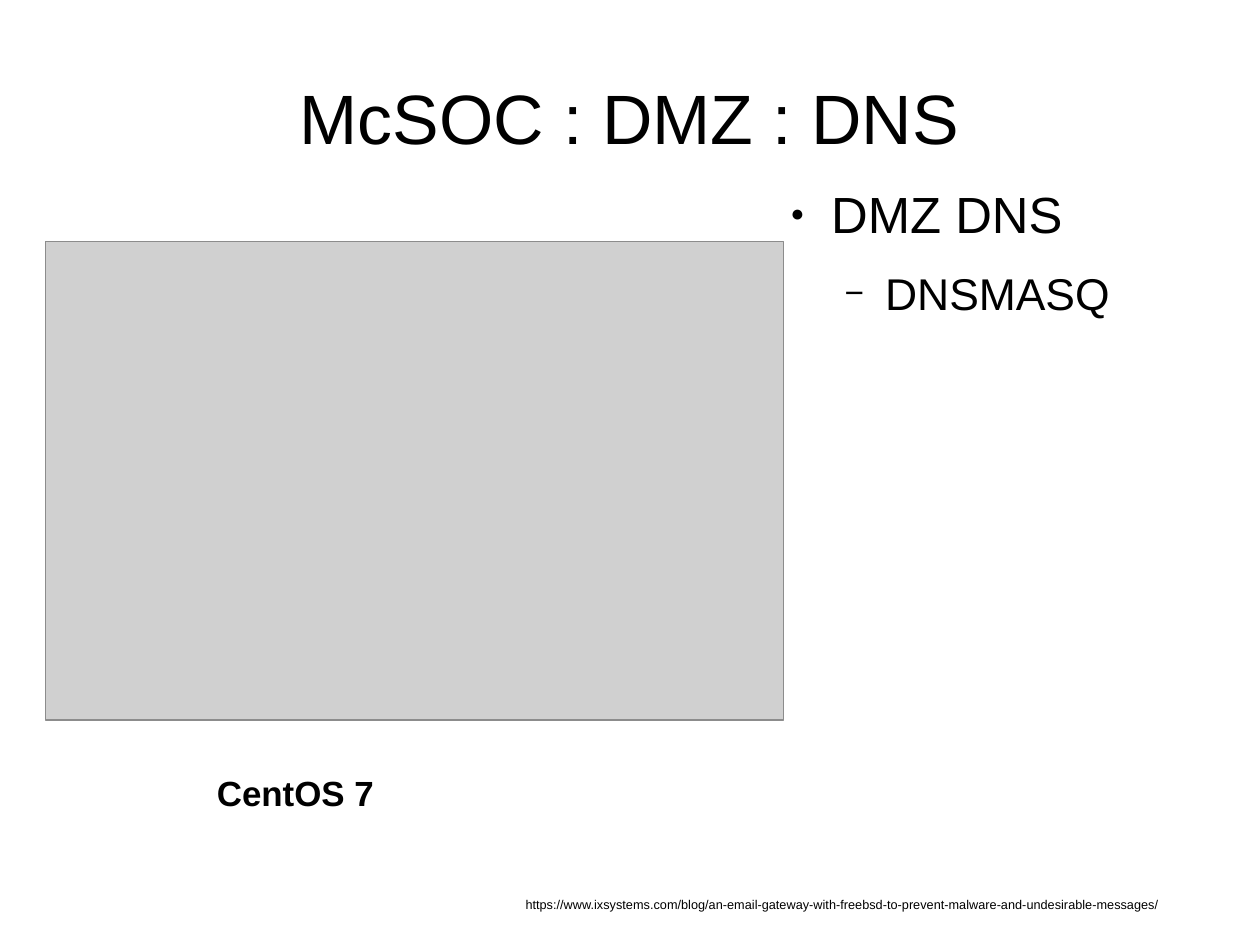
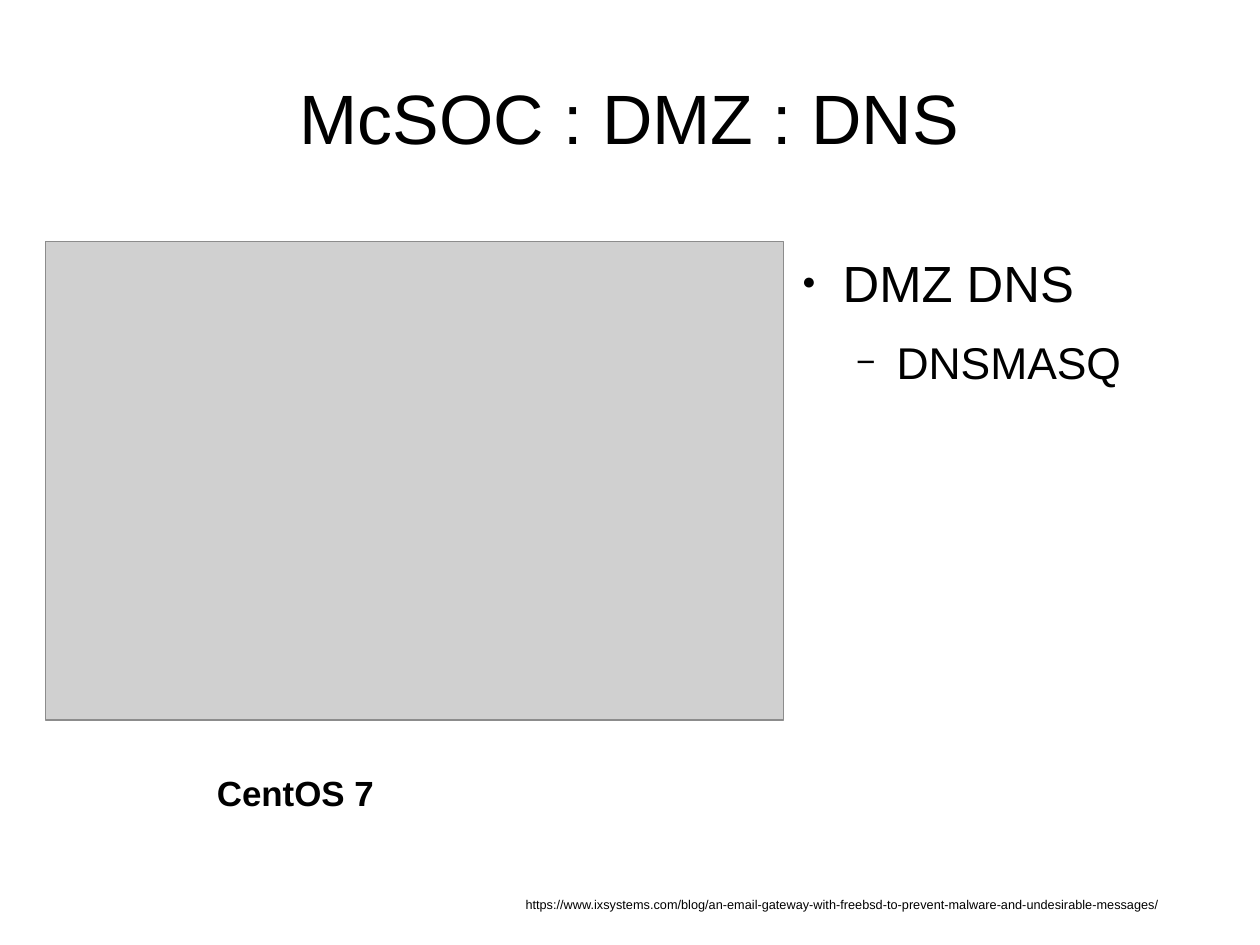
Before and after one commit to cyberxml/mcsoc, a slide deck: slide 13 of docs/McSOC Presentation.odp (slide 12 before the commit). Drawn at 1260x945 pixels with LibreOffice and Linux fonts; fonts in the diff are those of the drawing; grey boxes stand for pictures. Boxes give left, top, right and bottom in pixels: in the first picture for what was removed or moved away, otherwise in the second. Text is boxed around its words. In the diff, an @@ line names an element or a change of style, - is before the commit and + after.

```diff
--- a/docs/McSOC Presentation.odp
+++ b/docs/McSOC Presentation.odp
@@ text "DMZ DNS": place and size @@
-text "DMZ DNS" at bbox=[831, 197, 1109, 319]
+text "DMZ DNS" at bbox=[843, 266, 1121, 388]
```
Also in this commit, not shown: 6 other slides changed, 2 slides added, 31 other files.
